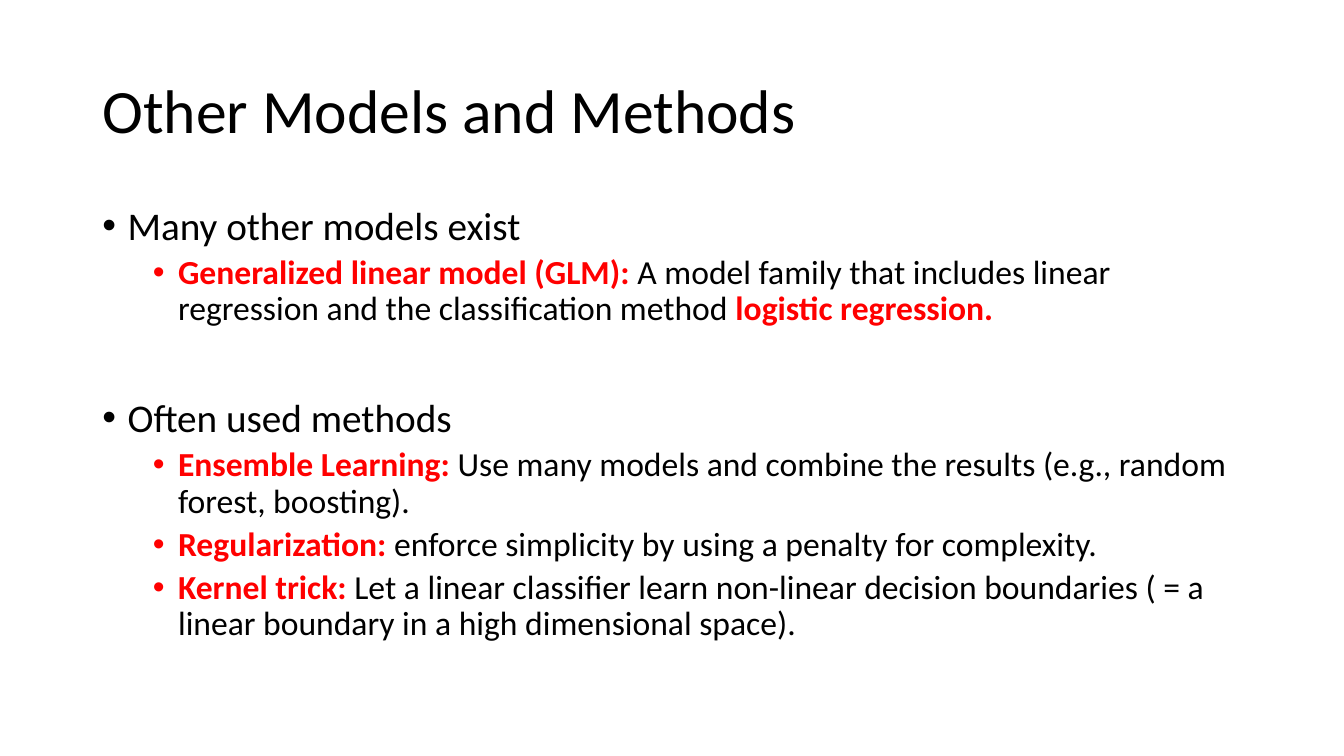
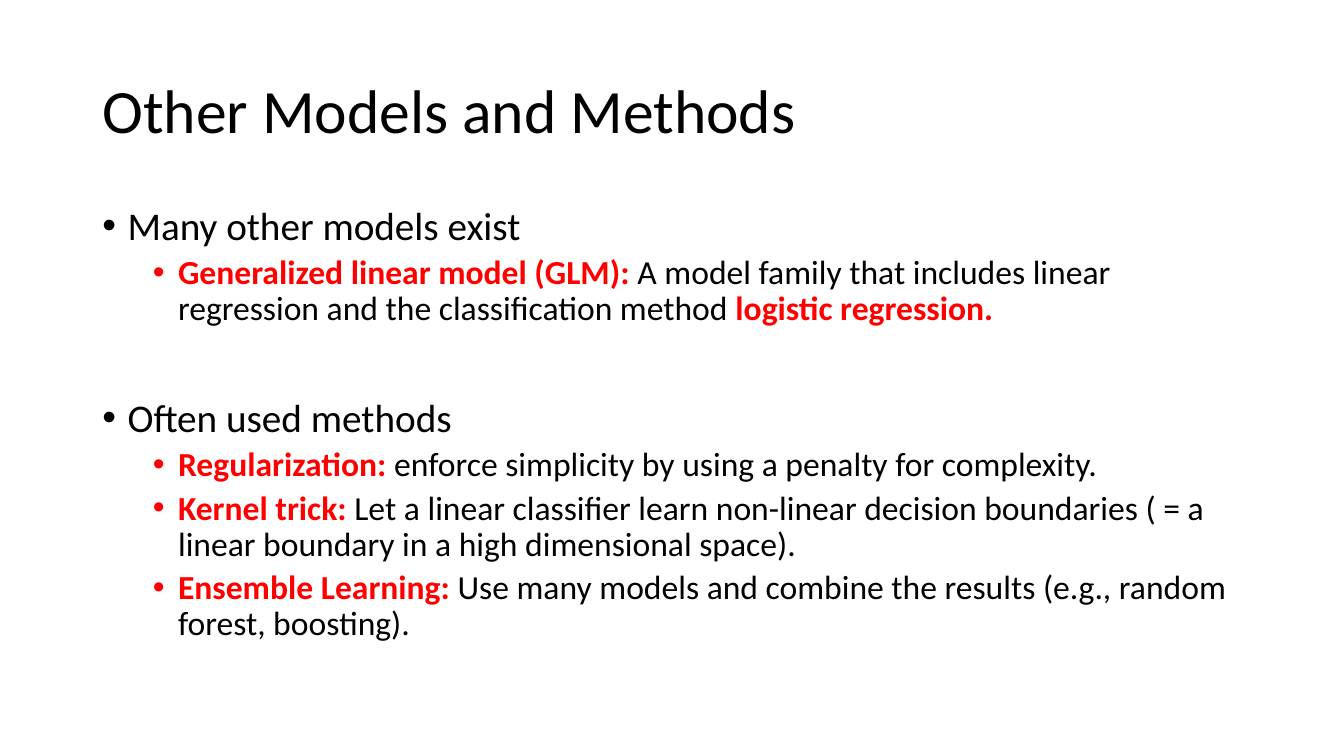
Before and after one commit to mhahsler/CS7320-AI, a slide deck: slide 30 of slides/19_ML_intro.pptx. Drawn at 1344x756 pixels with LibreOffice and Linux fonts; fonts in the diff are those of the drawing. Boxes give left, top, right and bottom in pixels: in the first picture for what was removed or moved away, otherwise in the second. Text is boxed around its words. In the diff, an @@ line names an element or a change of style, - is before the commit and + after.

```diff
--- a/slides/19_ML_intro.pptx
+++ b/slides/19_ML_intro.pptx
@@ text at [178,451,1226,519]: paragraph removed @@
-  • Ensemble Learning: Use many models and combine the results (e.g., random forest, boosting).
@@ text at [178,574,1226,641]: paragraph added @@
+  • Ensemble Learning: Use many models and combine the results (e.g., random forest, boosting).
```
Also in this commit, not shown: 3 other slides changed, 1 other file.
